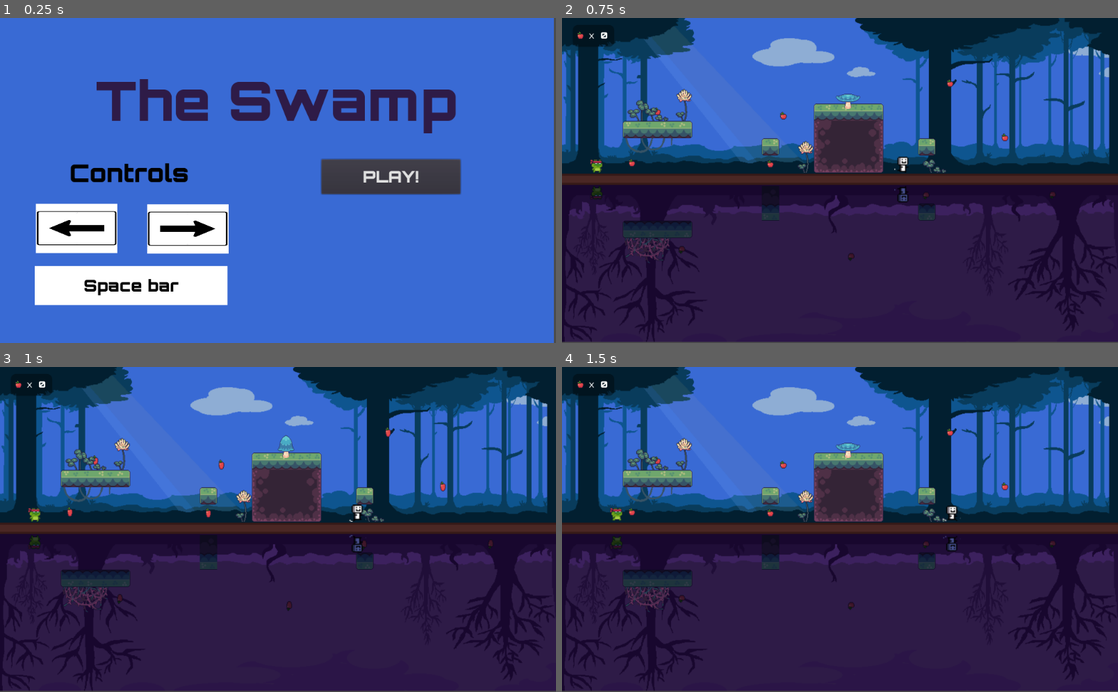
Above: before the commit, frames 1-4 (two rows, left to right).
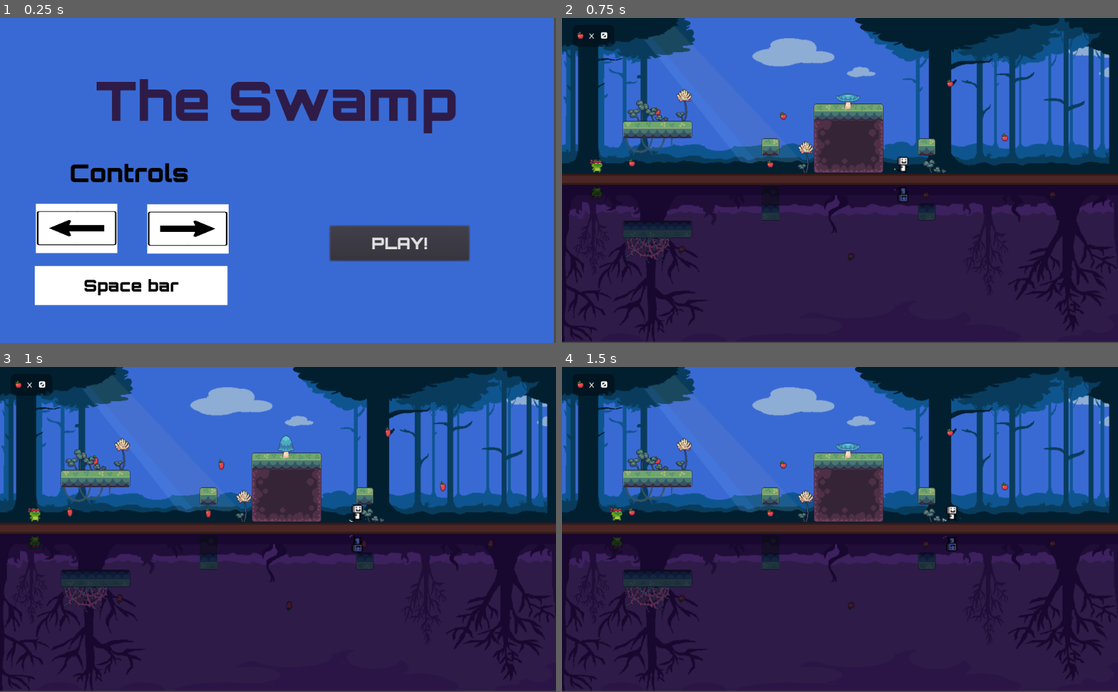
Above: after the commit, the same moments.

Repository: luisfrm/mirrors
Game: Godot game, scene res://src/scenes/MainMenu.tscn
The game is run twice, just before and just after one commit, with the same random seed, the same clock (stepped at 60 frames per second) and the same inputs.
Inputs:
- Up to frame 1 (0.25 s): no input
- Up to frame 2 (0.75 s): click "PLAY!" at 0.5 s
- Up to frame 3 (1 s): no input
- Up to frame 4 (1.5 s): hold Right (ui_right) from 1.28 s (still down)

The runs differ from the first frame. In frame 1, 5.7% of the frame differs, in the area x 57-85%, y 43-75%; in frame 2, nothing differs; in frame 3, nothing differs; in frame 4, nothing differs.

Commit message:
game music

Diff:
--- /dev/null
+++ b/MusicController.gd
@@ -0,0 +1,7 @@
+extends Node
+
+func _ready():
+	pass
+
+func play_music():
+	$Music.play()
--- a/project.godot
+++ b/project.godot
@@ -17,6 +17,10 @@
 config/name="mirrors"
 run/main_scene="res://src/scenes/MainMenu.tscn"
 config/icon="res://icon.png"
+
+[autoload]
+
+MusicController="*res://src/MusicController.tscn"
 
 [input]
 
--- a/src/Characters/Character.tscn
+++ b/src/Characters/Character.tscn
@@ -5,7 +5,7 @@
 [ext_resource path="res://assets/sprites/Ninja Frog/Jump (32x32).png" type="Texture" id=3]
 [ext_resource path="res://assets/sprites/Ninja Frog/Idle (32x32).png" type="Texture" id=4]
 [ext_resource path="res://assets/music/jump1.ogg" type="AudioStream" id=5]
-[ext_resource path="res://assets/music/dead.ogg" type="AudioStream" id=6]
+[ext_resource path="res://assets/music/SapitoSeMurio.ogg" type="AudioStream" id=6]
 
 [sub_resource type="AtlasTexture" id=16]
 flags = 4
@@ -186,7 +186,7 @@
 [node name="AnimatedSprite" type="AnimatedSprite" parent="."]
 frames = SubResource( 15 )
 animation = "idle"
-frame = 1
+frame = 6
 playing = true
 
 [node name="CollisionShape2D" type="CollisionShape2D" parent="."]
--- /dev/null
+++ b/src/MusicController.tscn
@@ -0,0 +1,10 @@
+[gd_scene load_steps=3 format=2]
+
+[ext_resource path="res://assets/music/TheSwampLoop.ogg" type="AudioStream" id=1]
+[ext_resource path="res://MusicController.gd" type="Script" id=2]
+
+[node name="MusicController" type="Node"]
+script = ExtResource( 2 )
+
+[node name="Music" type="AudioStreamPlayer" parent="."]
+stream = ExtResource( 1 )
--- /dev/null
+++ b/src/scenes/MainMenu.gd
@@ -0,0 +1,5 @@
+extends Control
+
+
+func _ready():
+	MusicController.play_music()
--- a/src/scenes/MainMenu.tscn
+++ b/src/scenes/MainMenu.tscn
@@ -1,8 +1,9 @@
-[gd_scene load_steps=12 format=2]
+[gd_scene load_steps=13 format=2]
 
 [ext_resource path="res://assets/Orbitron-Black.ttf" type="DynamicFontData" id=1]
 [ext_resource path="res://src/scenes/PlayButton.gd" type="Script" id=2]
 [ext_resource path="res://assets/items/arrow_button.jpg" type="Texture" id=3]
+[ext_resource path="res://src/scenes/MainMenu.gd" type="Script" id=4]
 
 [sub_resource type="DynamicFont" id=1]
 size = 100
@@ -38,6 +39,7 @@
 [node name="Control" type="Control"]
 anchor_right = 1.0
 anchor_bottom = 1.0
+script = ExtResource( 4 )
 __meta__ = {
 "_edit_use_anchors_": false
 }
@@ -63,10 +65,10 @@
 }
 
 [node name="PlayButton" type="Button" parent="."]
-margin_left = 592.0
-margin_top = 261.0
-margin_right = 848.0
-margin_bottom = 325.0
+margin_left = 608.0
+margin_top = 384.0
+margin_right = 864.0
+margin_bottom = 448.0
 custom_colors/font_color_hover = Color( 0.298039, 0.141176, 0.141176, 1 )
 custom_fonts/font = SubResource( 2 )
 text = "PLAY!"
Not shown, added: assets/music/SapitoSeMurio.ogg.import
Not shown, added: assets/music/TheSwampLoop.ogg.import
Not shown, changed: .DS_Store
Not shown, changed: assets/.DS_Store
Not shown, added: assets/music/SapitoSeMurio.ogg
Not shown, added: assets/music/TheSwampLoop.ogg
